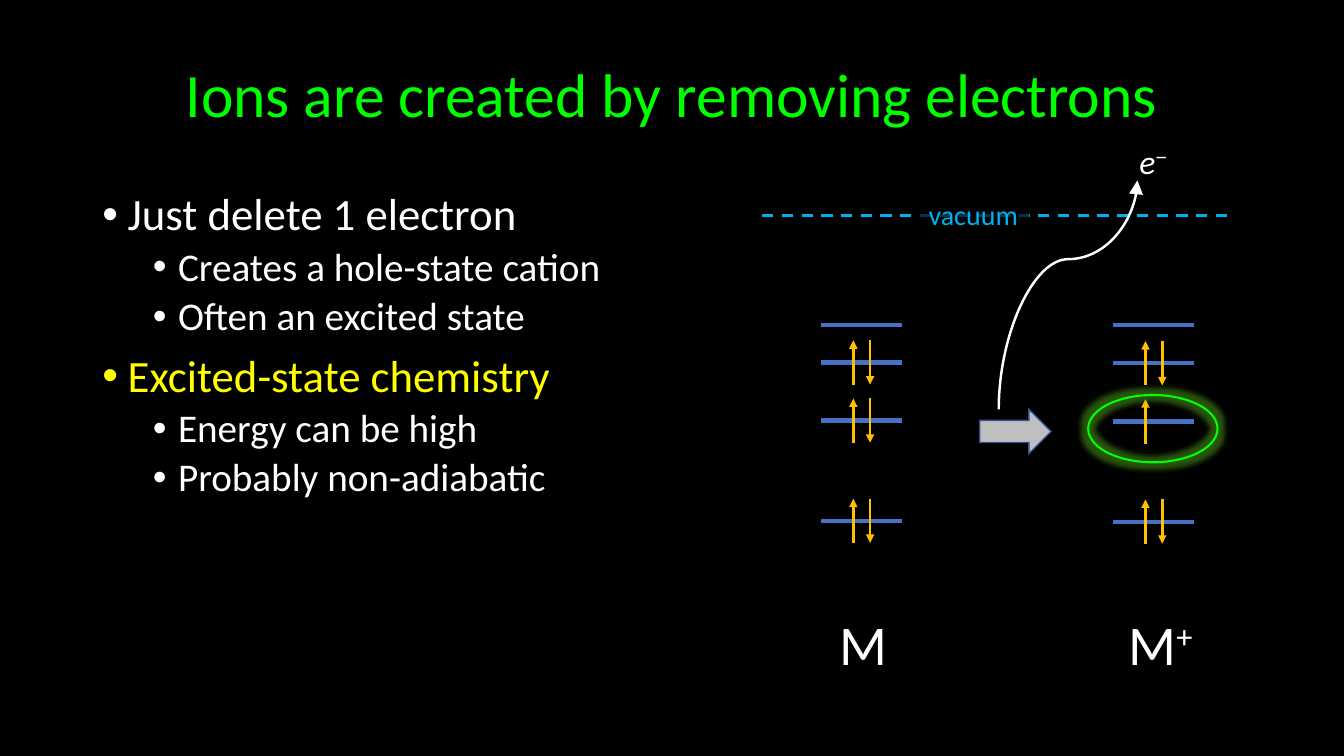
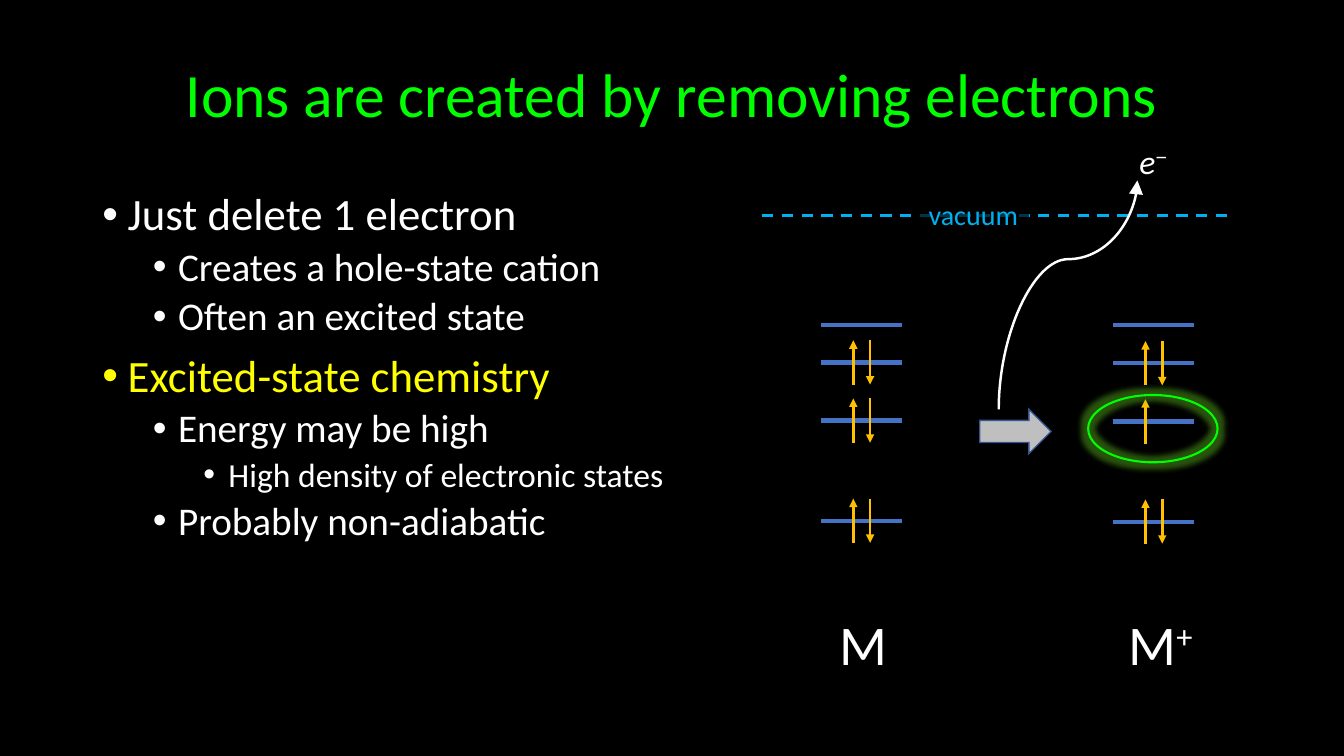
Before and after one commit to kkinist/ACS_Boston_2018, a slide deck: slide 13 of ACS_Boston_2018_Irikura.pptx (slide 14 before the commit). Drawn at 1344x756 pixels with LibreOffice and Linux fonts; fonts in the diff are those of the drawing. Boxes give left, top, right and bottom in pixels: in the first picture for what was removed or moved away, otherwise in the second. Text is boxed around its words. In the diff, an @@ line names an element or a change of style, - is before the commit and + after.

```diff
--- a/ACS_Boston_2018_Irikura.pptx
+++ b/ACS_Boston_2018_Irikura.pptx
@@ text at box(178, 414, 663, 493): text changed; size 28 to 24 pt @@
-  • Energy can be high
+  • Energy may be high
+    • High density of electronic states
```
Also in this commit, not shown: 11 other slides changed, 1 other file.
